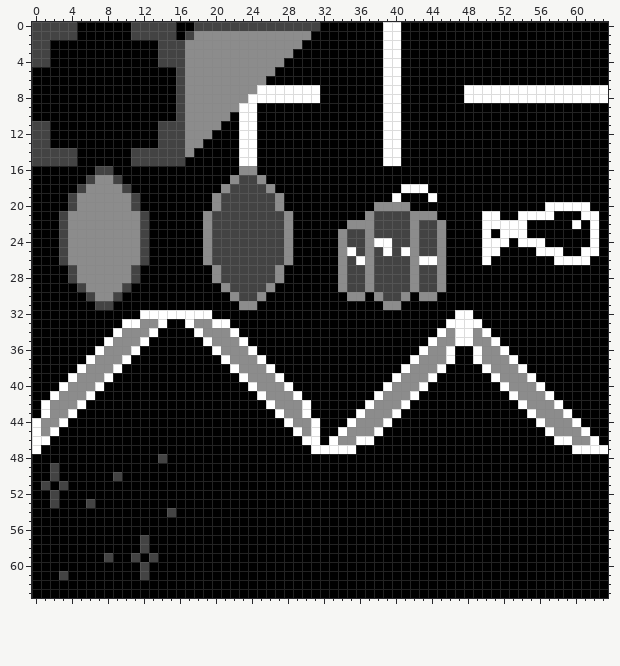
Two states of a pixel-art file, game/assets/spritesheet-2bit.aseprite. This is how it looked before the edit.
64x64 pixels, 1 frame.
Once edited:
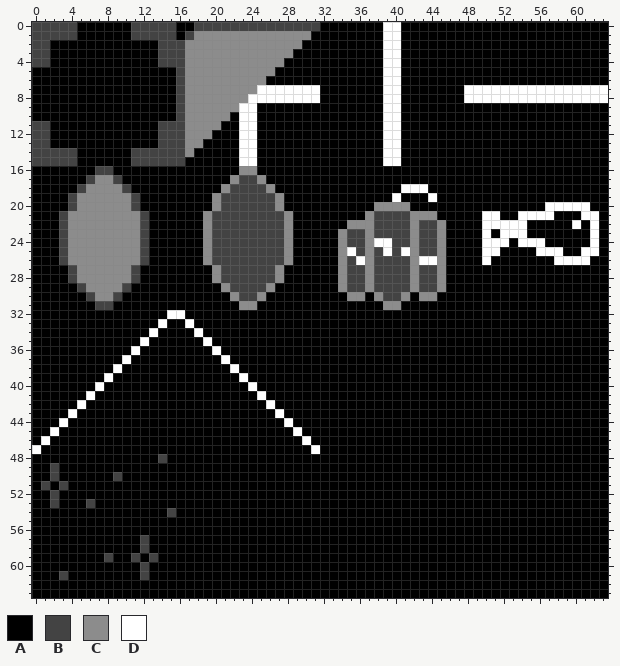
Palette (. is transparent): A #000000  B #434343  C #8c8c8c  D #ffffff
What changed:
layer "Layer 3" now shown
Changed rows in their new state; - is an unchanged pixel.
Layer "Layer 3":
first column x 0:
32 ------------AAA--AAA---------------------------AA---------------
33 ----------AAAA----AAAA------------------------AAAA--------------
34 ---------AAAA------AAAA----------------------AAAAAA-------------
35 --------AAAA--------AAAA--------------------AAAAAAAA------------
36 -------AAAA----------AAAA------------------AAAA--AAAA-----------
37 ------AAAA------------AAAA----------------AAAAA--AAAAA----------
38 -----AAAA--------------AAAA--------------AAAAA----AAAAA---------
39 ----AAAA----------------AAAA------------AAAAA------AAAAA--------
40 ---AAAA------------------AAAA----------AAAAA--------AAAAA-------
41 --AAAA--------------------AAAA--------AAAAA----------AAAAA------
42 -AAAA----------------------AAAA------AAAAA------------AAAAA-----
43 -AAA------------------------AAA-----AAAAA--------------AAAAA----
44 AAA--------------------------AAA---AAAAA----------------AAAAA---
45 AA----------------------------AA--AAAAA------------------AAAAA--
46 A------------------------------A-AAAAA--------------------AAAAA-
47 --------------------------------AAAA------------------------AAAA
Changed places in both pictures, as pixel boxes (x1, y1, x2, y2):
changed: (32, 310, 608, 454)
